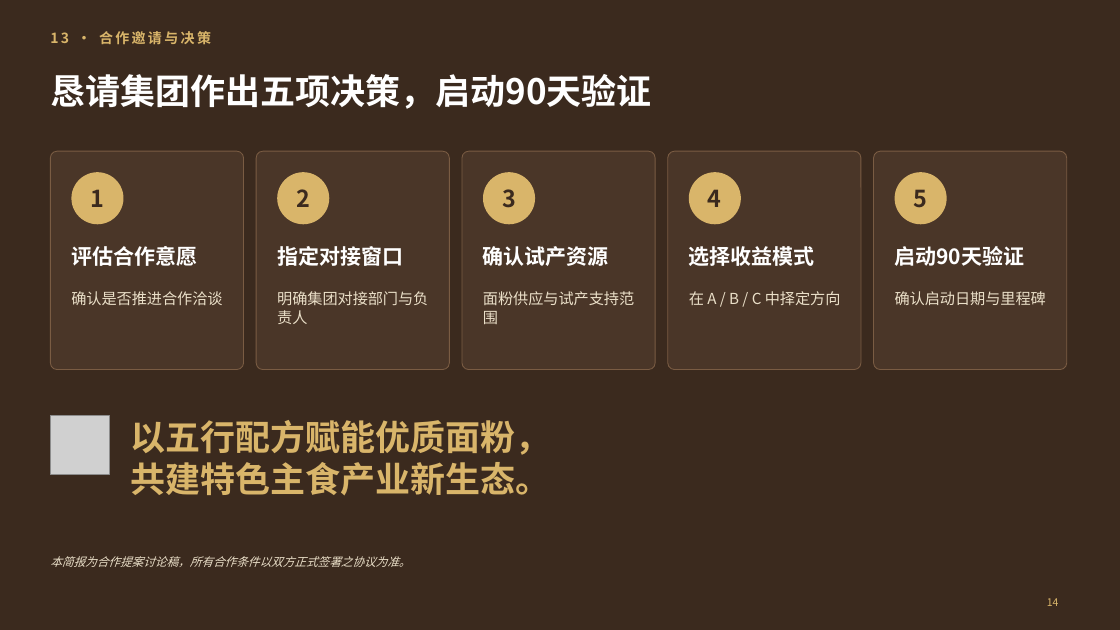
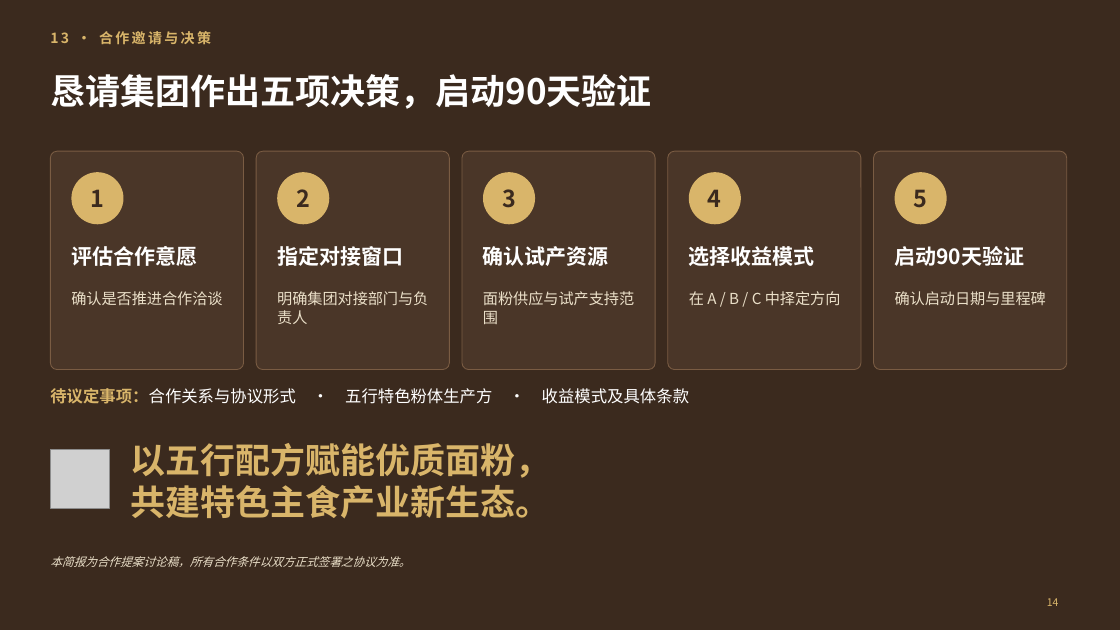
Before and after one commit to yes039/yes039, a slide deck: slide 14 of DR-002/DR-002_中粮海嘉五行预拌粉合作计划_V1.0.pptx. Drawn at 1120x630 pixels with LibreOffice and Linux fonts; fonts in the diff are those of the drawing; grey boxes stand for pictures. Boxes give left, top, right and bottom in pixels: in the first picture for what was removed or moved away, otherwise in the second. Text is boxed around its words. In the diff, an @@ line names an element or a change of style, - is before the commit and + after.

```diff
--- a/DR-002/DR-002_中粮海嘉五行预拌粉合作计划_V1.0.pptx
+++ b/DR-002/DR-002_中粮海嘉五行预拌粉合作计划_V1.0.pptx
@@ text added at box(50, 388, 689, 404), 14 pt, text #FFFFFF @@
+待议定事项：合作关系与协议形式 · 五行特色粉体生产方 · 收益模式及具体条款
@@ text "以五行配方赋能优质面粉，": place and size @@
-text "以五行配方赋能优质面粉，" at box(130, 420, 550, 495)
+text "以五行配方赋能优质面粉，" at box(130, 443, 550, 518)
@@ picture: place and size @@
-picture at box(50, 416, 109, 475)
+picture at box(50, 450, 109, 508)
```
Also in this commit, not shown: 9 other slides changed, 3 other files.
